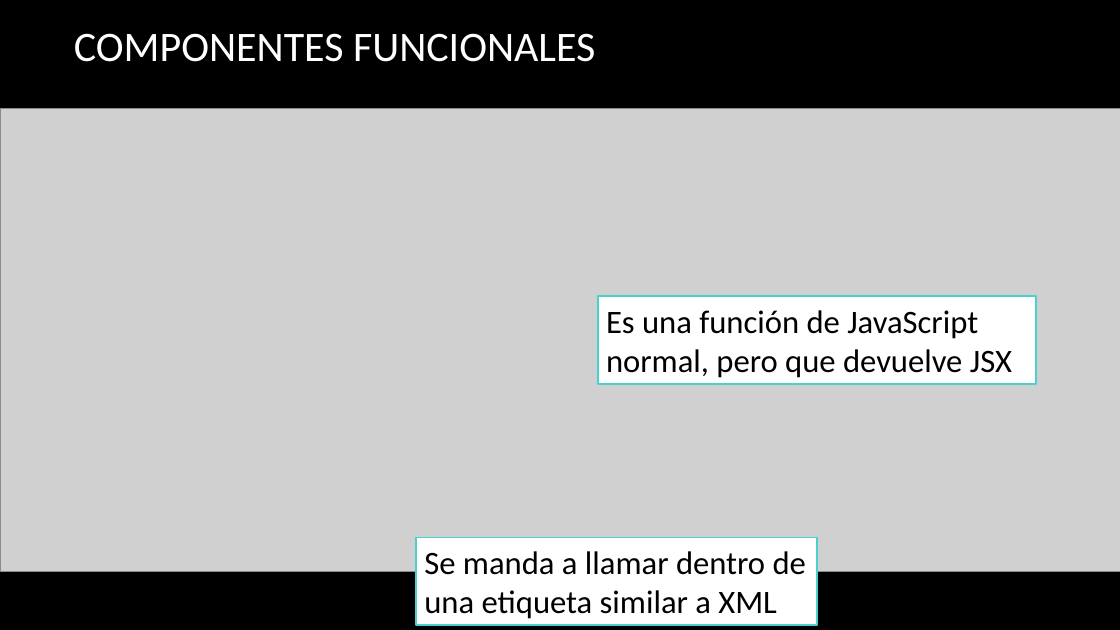
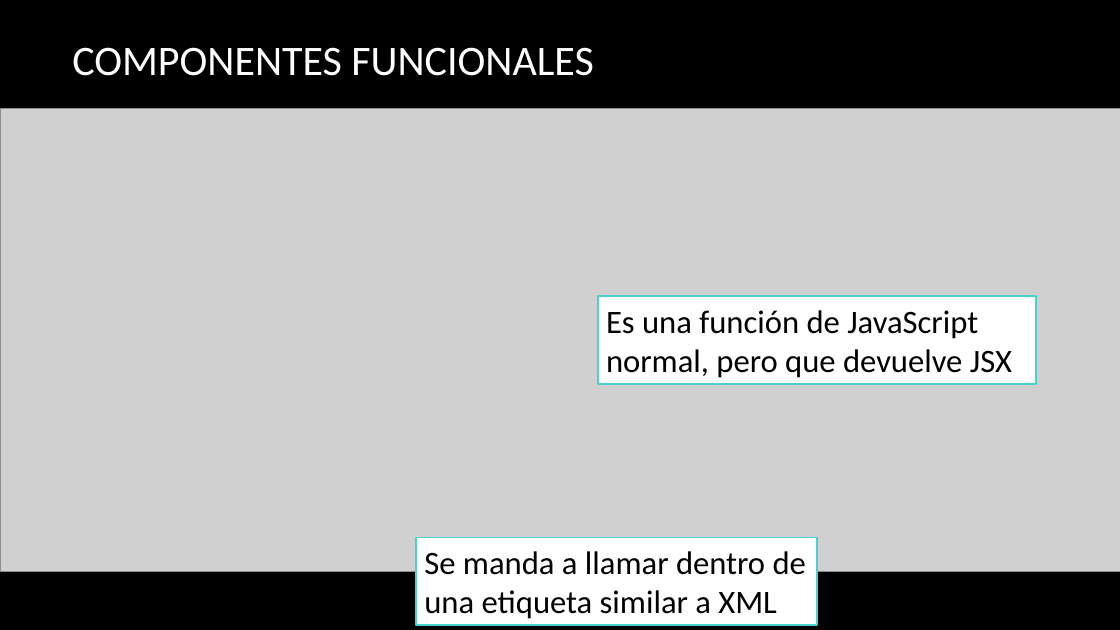
Before and after one commit to ProfeSantiago/ReactJS, a slide deck: slide 5 of 2) Componentes React.pptx (slide 6 before the commit). Drawn at 1120x630 pixels with LibreOffice and Linux fonts; fonts in the diff are those of the drawing; grey boxes stand for pictures; background and template pictures are left out. Boxes give left, top, right and bottom in pixels: in the first picture for what was removed or moved away, otherwise in the second. Text is boxed around its words. In the diff, an @@ line names an element or a change of style, - is before the commit and + after.

```diff
--- a/2) Componentes React.pptx
+++ b/2) Componentes React.pptx
@@ title "COMPONENTES FUNCIONALES": place and size @@
-title "COMPONENTES FUNCIONALES" at [74, 33, 595, 62]
+title "COMPONENTES FUNCIONALES" at [72, 47, 593, 76]
```
Also in this commit, not shown: 2 other slides changed, 3 slides added, 9 other files.
